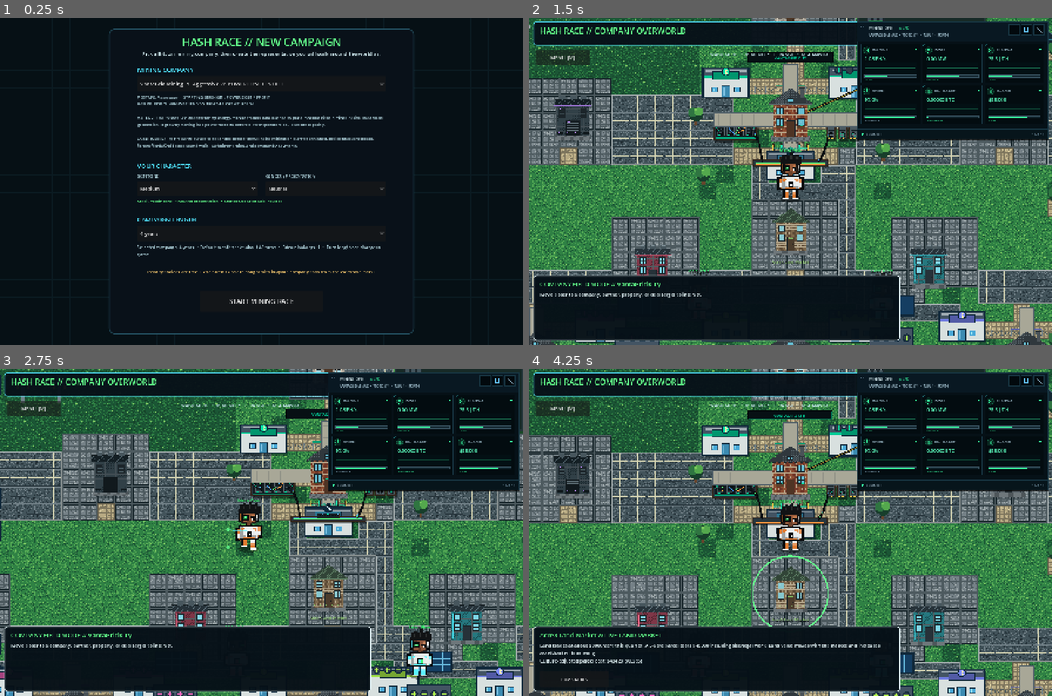
Above: before the commit, frames 1-4 (two rows, left to right).
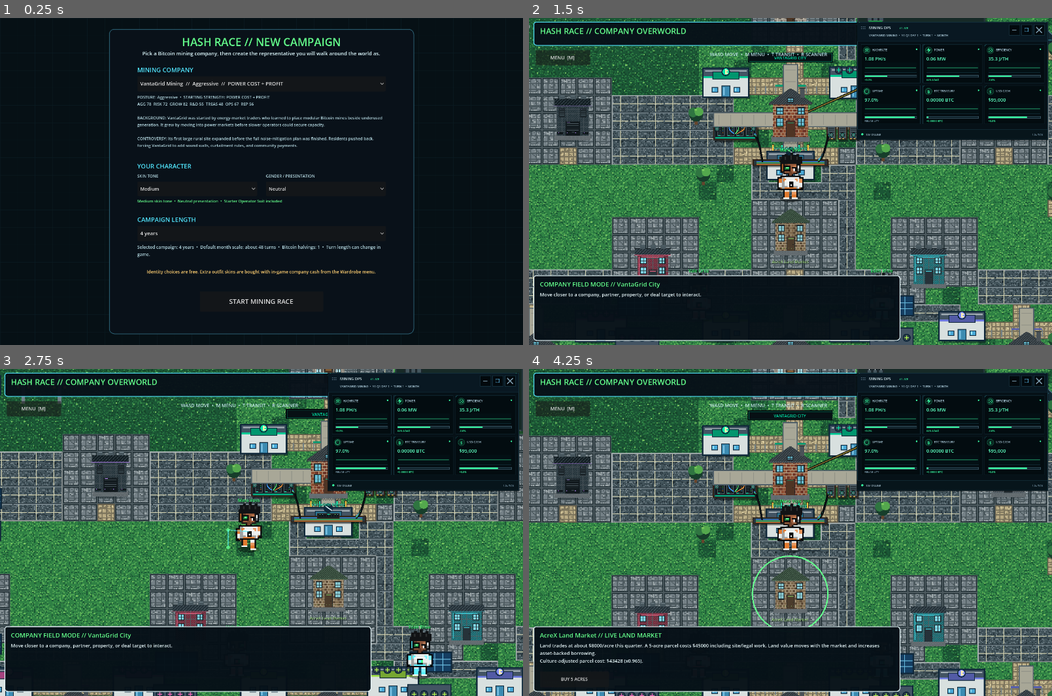
Above: after the commit, the same moments.

Repository: 1freetech/HashRace
Game: Godot game, scene res://scenes/campaign_setup.tscn
Same seed, same stepped clock (60 frames per second), same inputs: the game is played once before the commit and once after it.
Inputs (mouse positions are in pixels of both pictures, inside the frame that each line leads up to):
- Up to frame 1 (0.25 s): no input
- Up to frame 2 (1.5 s): click "START MINING RACE" at 0.5 s; tap Enter at 1.25 s; drag from (952, 80) to (842, 109) at 1.27 s
- Up to frame 3 (2.75 s): tap Space at 2 s; drag from (156, 548) to (235, 597) at 2.02 s
- Up to frame 4 (4.25 s): move the mouse to (842, 460) at 2.77 s; hold D 2.78-3.5 s; tap Q at 2.85 s; drag from (764, 597) to (633, 483) at 3.52 s

The runs differ from the first frame. In frame 1, 4.1% of the frame differs, in the area x 20-80%, y 3-97%; in frame 2, 22%; in frame 3, 21%; in frame 4, 22%, in the area x 0-100%, y 0-100%.

Commit message:
v0.068 enable integer stretch and pixel snapping

Diff:
--- a/Godot/project.godot
+++ b/Godot/project.godot
@@ -13,8 +13,11 @@
 window/size/window_width_override=1440
 window/size/window_height_override=900
 window/stretch/mode="canvas_items"
+window/stretch/scale_mode="integer"
 
 [rendering]
+2d/snap/snap_2d_transforms_to_pixel=true
+2d/snap/snap_2d_vertices_to_pixel=true
 renderer/rendering_method="gl_compatibility"
 renderer/rendering_method.mobile="gl_compatibility"
 textures/default_filters/use_nearest_mipmap_filter=true
